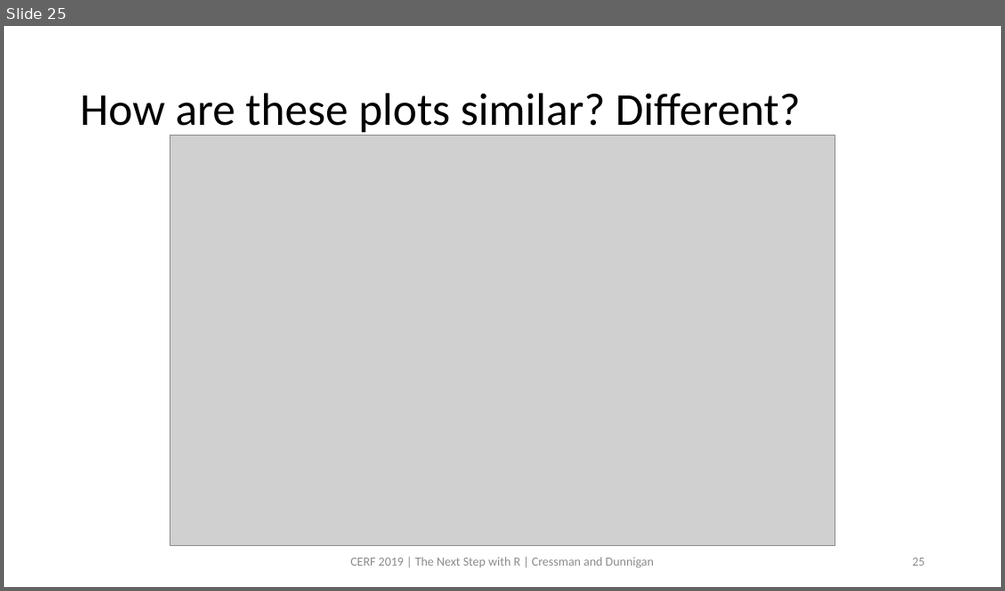
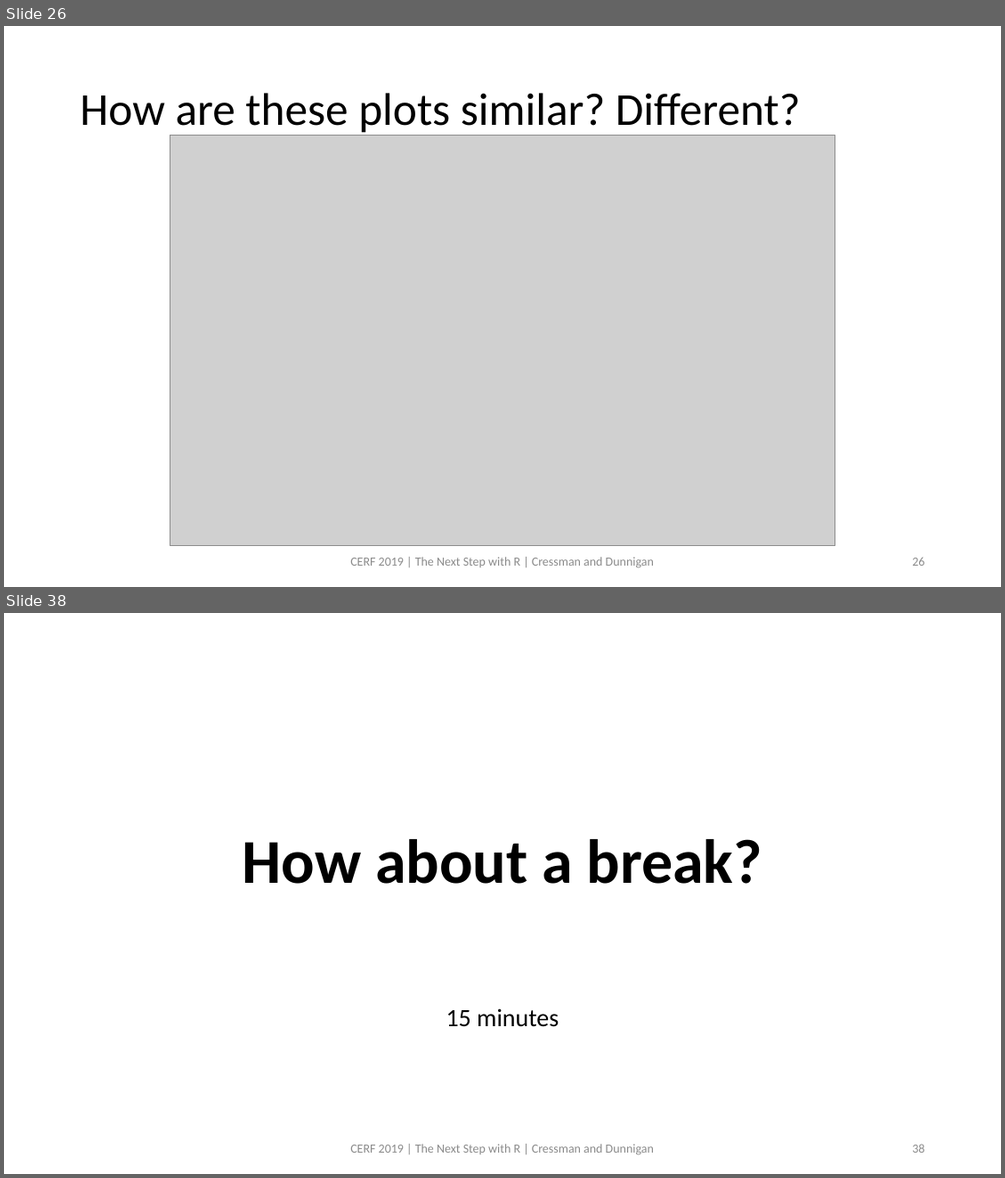
Before and after one commit to swmpkim/2019_CERF, a slide deck: slides/01_Visualize.pptx. Shown one above the other, each under a label of ours: slide 25 before the commit, slides 26 and 38 after it; the slides between them are not shown. The pictures are 1005x591 and 1005x1178 pixels, drawn with LibreOffice and Linux fonts; fonts in the diff are those of the drawing; grey boxes stand for pictures. Boxes give left, top, right and bottom in pixels: in the first picture for what was removed or moved away, otherwise in the second. Text is boxed around its words. In the diff, an @@ line names an element or a change of style, - is before the commit and + after.

```diff
--- a/slides/01_Visualize.pptx
+++ b/slides/01_Visualize.pptx
@@ slide 38 added at (4, 613, 1001, 1174), background #FFFFFF @@
@@ title added at (243, 839, 762, 884), 60 pt, text #000000, bold @@
+How about a break?
@@ subtitle added at (446, 1008, 558, 1027), 24 pt, text #000000 @@
+15 minutes
@@ text added at (350, 1143, 654, 1155), 12 pt, text #8C8C8C @@
+CERF 2019 | The Next Step with R | Cressman and Dunnigan
@@ page number added at (912, 1143, 924, 1152), 12 pt, text #8C8C8C @@
+38
@@ what was slide 25 is now slide 26 @@
```
Also in this commit, not shown: 17 other slides added, 1 other file.
